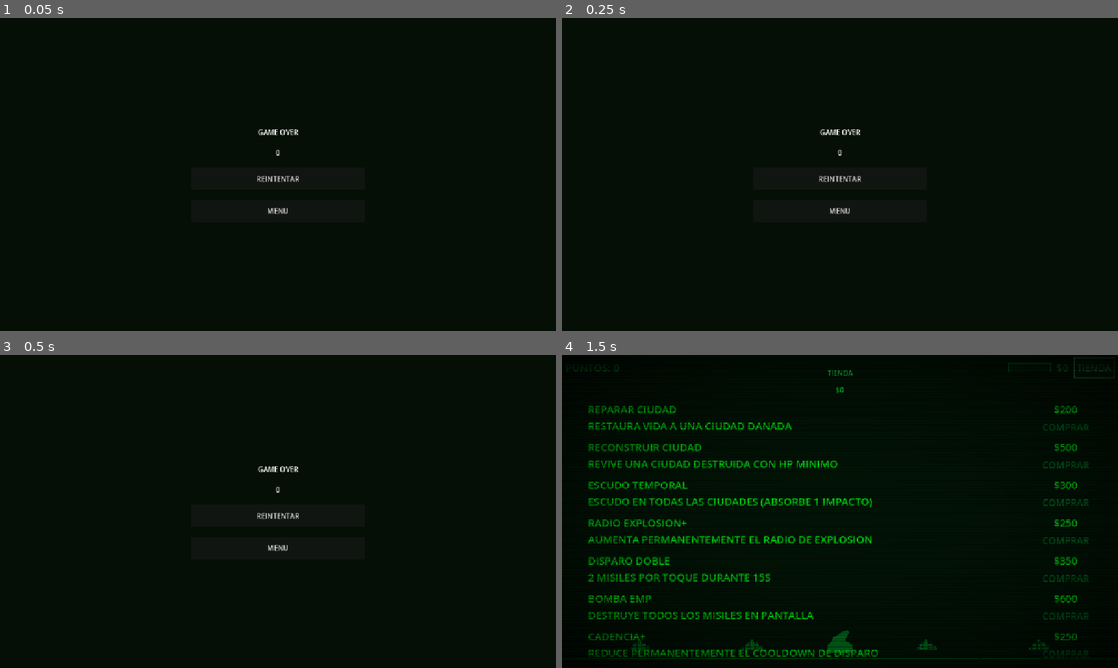
Above: before the commit, frames 1-4 (two rows, left to right).
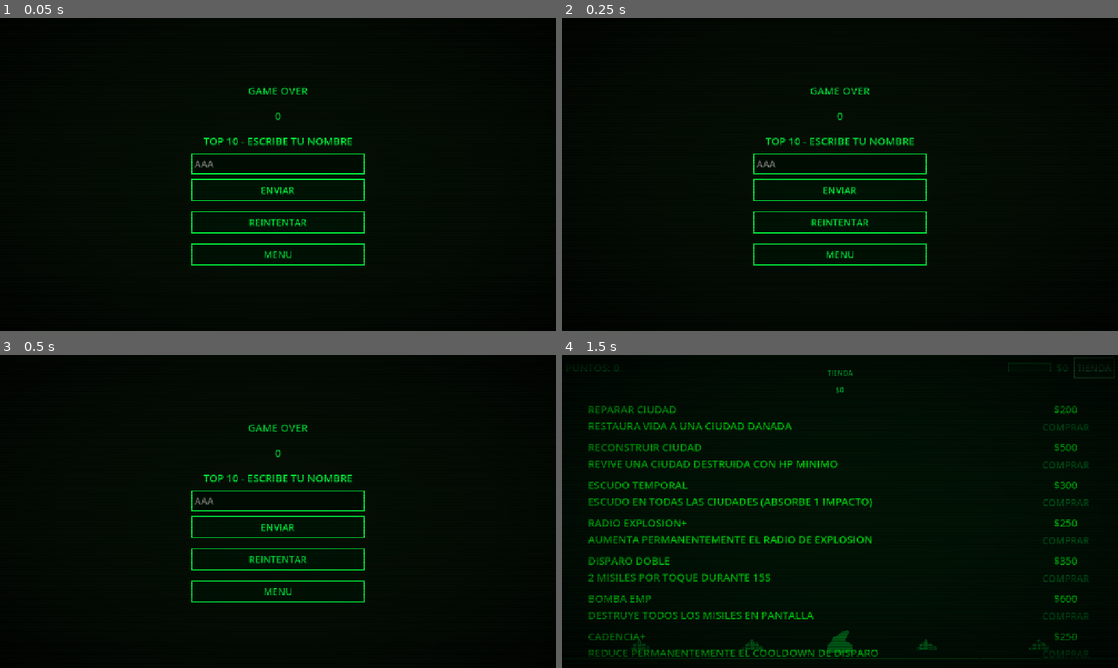
Above: after the commit, the same moments.

Repository: vpedrosa/programacion-dispositivos-moviles
Game: Godot game, scene res://scenes/screens/game_over/game_over.tscn
The game is run twice, just before and just after one commit, with the same random seed, the same clock (stepped at 60 frames per second) and the same inputs. This scene is started directly instead of the project's main scene.
Inputs:
- Up to frame 1 (0.05 s): no input
- Up to frame 2 (0.25 s): no input
- Up to frame 3 (0.5 s): no input
- Up to frame 4 (1.5 s): click "REINTENTAR" at 0.5 s; click "TIENDA" at 1.25 s

The runs differ from the first frame. In frame 1, 2.3% of the frame differs, in the area x 34-66%, y 22-80%; in frame 2, 2.3%; in frame 3, 2.2%; in frame 4, nothing differs.
Error before the commit: Invalid assignment of property or key 'text' with value of type 'String' on a base object of type 'null instance'. (res://scenes/screens/game_over/game_over.gd…

Commit message:
fix #178: corrige paths de nodos en Game Over y gestión de música
- game_over.gd: rutas corregidas a CenterContainer/VBox/... para coincidir con la escena
- stop_music() en _ready() de Game Over para cortar el main-theme
- La música se reinicia automáticamente al reintentar (game.gd) o volver al menú

Diff:
--- a/city-defender/game/city-defender/scenes/screens/game_over/game_over.gd
+++ b/city-defender/game/city-defender/scenes/screens/game_over/game_over.gd
@@ -1,8 +1,8 @@
 extends Control
 
-@onready var score_label: Label = $VBox/ScoreLabel
-@onready var name_container: Control = $VBox/NameContainer
-@onready var name_input: LineEdit = $VBox/NameContainer/NameInput
+@onready var score_label: Label = $CenterContainer/VBox/ScoreLabel
+@onready var name_container: Control = $CenterContainer/VBox/NameContainer
+@onready var name_input: LineEdit = $CenterContainer/VBox/NameContainer/NameInput
 
 var _final_score: int = 0
 
@@ -11,6 +11,7 @@
 	_final_score = GameState.score
 	score_label.text = str(_final_score)
 	name_container.visible = false
+	AudioManager.stop_music()
 	FalloutStyle.apply(self)
 	_check_top_10()
 
